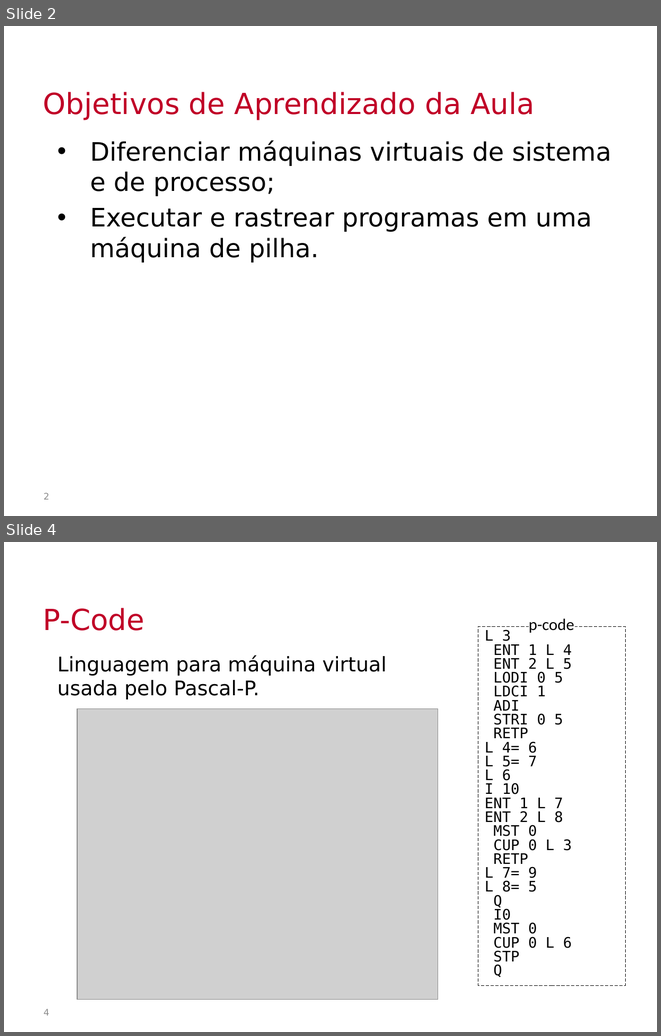
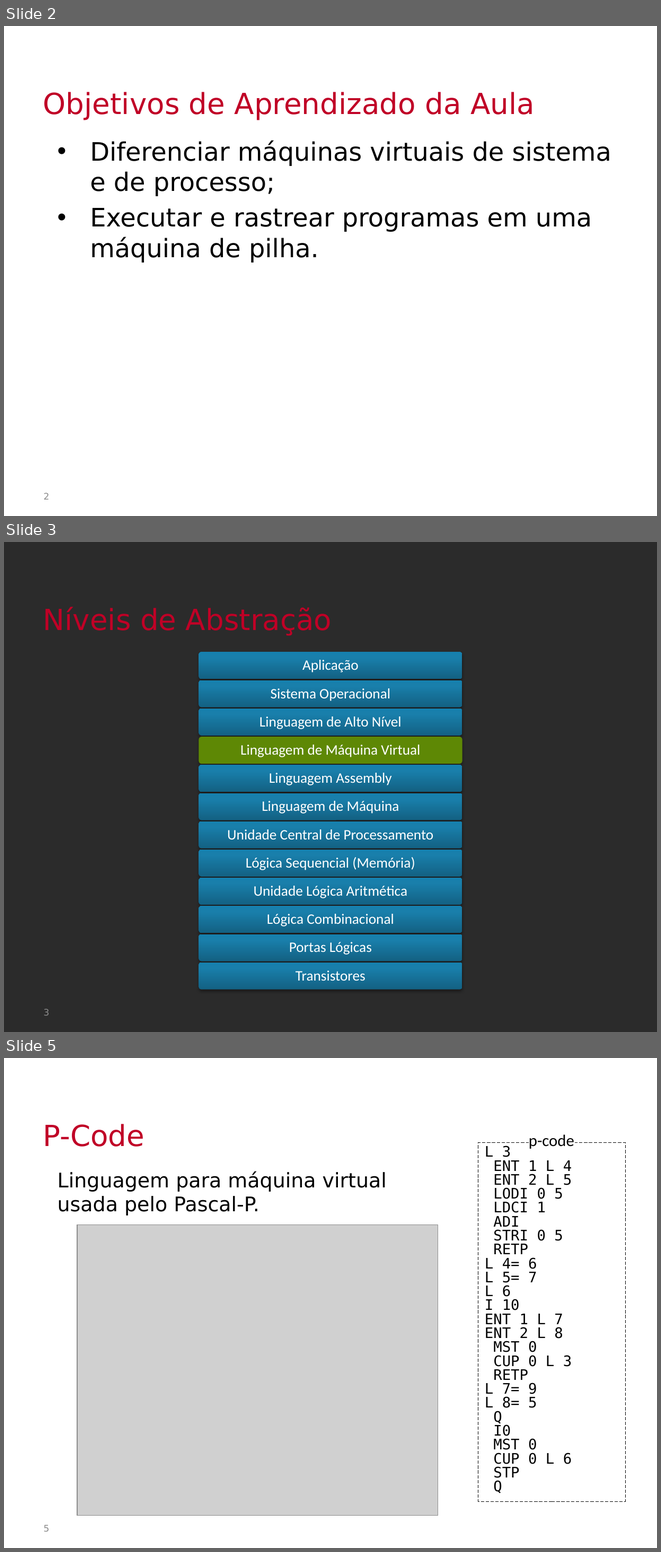
Before and after one commit to Insper/bits-e-proc, a slide deck: docs-src/slides/aulaMaquinaVirtual.pptx. Shown one above the other, each under a label of ours: slides 2 and 4 before the commit, slides 2, 3 and 5 after it; the slides between them are not shown. The pictures are 661x1036 and 661x1552 pixels, drawn with LibreOffice and Linux fonts; fonts in the diff are those of the drawing; grey boxes stand for pictures; background and template pictures are left out; a plain dark background stands for a picture behind light text. Boxes give left, top, right and bottom in pixels: in the first picture for what was removed or moved away, otherwise in the second. Text is boxed around its words. In the diff, an @@ line names an element or a change of style, - is before the commit and + after.

```diff
--- a/docs-src/slides/aulaMaquinaVirtual.pptx
+++ b/docs-src/slides/aulaMaquinaVirtual.pptx
@@ slide 3 added at [4, 542, 657, 1032], background picture (left out) @@
@@ title added at [43, 607, 332, 636], 32 pt, text #C00026 @@
+Níveis de Abstração
@@ group added at [199, 652, 462, 989]: 12 rounded rectangles, 12 texts @@
+Aplicação
+Sistema Operacional
+Linguagem de Alto Nível
+Linguagem de Máquina Virtual
+Linguagem Assembly
+Linguagem de Máquina
+Unidade Central de Processamento
+Lógica Sequencial (Memória)
+Unidade Lógica Aritmética
+Lógica Combinacional
+Portas Lógicas
+Transistores
@@ page number added at [44, 1008, 50, 1015], 10 pt, text #8C8C8C @@
+3
@@ what was slide 4 is now slide 5 @@
@@ page number at [44, 1524, 50, 1531]: text changed @@
-4
+5
```
Also in this commit, not shown: 1 slide changed, 1 slide removed, 2 other files.
